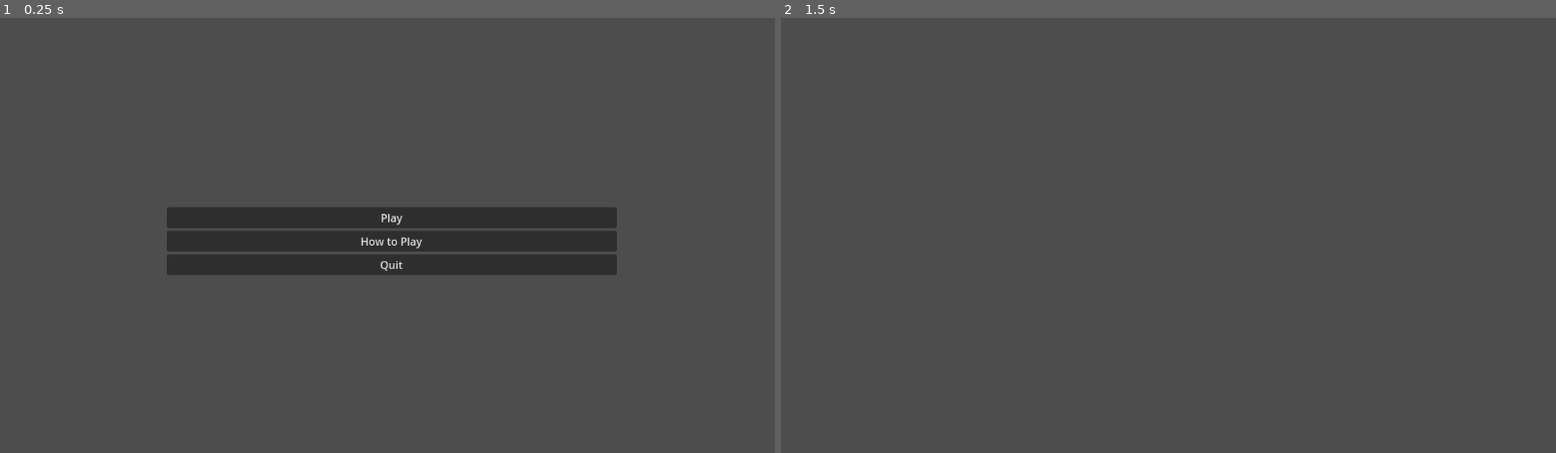
Above: before the commit, frames 1-2 (left to right).
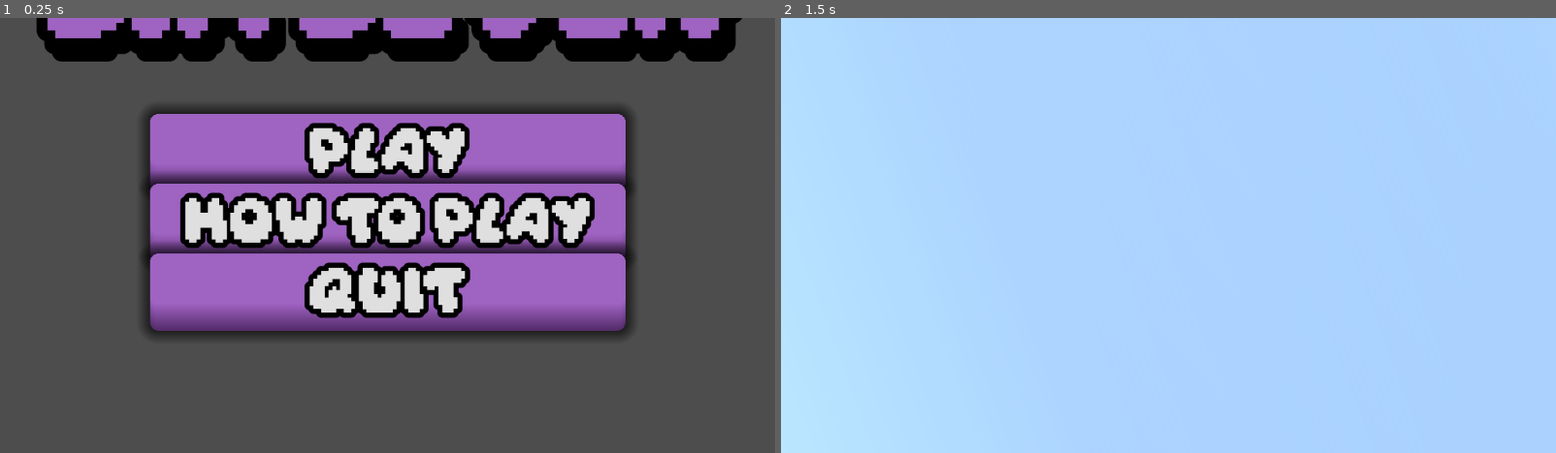
Above: after the commit, the same moments.

Repository: aidenhhh/Six-Seven
Game: Godot game, scene res://menu.tscn
The game is run twice, just before and just after one commit, with the same random seed, the same clock (stepped at 60 frames per second) and the same inputs.
Inputs (mouse positions are in pixels of both pictures, inside the frame that each line leads up to):
- Up to frame 1 (0.25 s): no input
- Up to frame 2 (1.5 s): click "How to Play" at 0.5 s; tap Enter at 1.25 s; move the mouse to (1339, 213) at 1.27 s

The runs differ from the first frame. In frame 1, 41% of the frame differs, in the area x 4-96%, y 0-74%; in frame 2, 100%, in the area x 0-100%, y 0-100%.

Commit message:
reworked menu

Diff:
--- /dev/null
+++ b/button.gd
@@ -0,0 +1 @@
+extends Button
--- /dev/null
+++ b/hoverbox2.tres
@@ -0,0 +1,16 @@
+[gd_resource type="StyleBoxFlat" format=3 uid="uid://mhgugw4tbco7"]
+
+[resource]
+content_margin_left = 50.0
+content_margin_top = 10.0
+content_margin_right = 50.0
+content_margin_bottom = 10.0
+bg_color = Color(0.381975, 0.202252, 0.481574, 1)
+border_width_bottom = 30
+border_color = Color(0.220767, 0.105665, 0.283267, 1)
+border_blend = true
+corner_radius_top_left = 12
+corner_radius_top_right = 12
+corner_radius_bottom_right = 12
+corner_radius_bottom_left = 12
+shadow_size = 20
--- /dev/null
+++ b/hoverbutton.tres
@@ -0,0 +1,16 @@
+[gd_resource type="StyleBoxFlat" format=3 uid="uid://cvdr8nkwt8ck0"]
+
+[resource]
+content_margin_left = 5.0
+content_margin_top = 5.0
+content_margin_right = 5.0
+content_margin_bottom = 5.0
+bg_color = Color(0.622969, 0.386847, 0.75897, 1)
+border_width_bottom = 6
+border_color = Color(0.328006, 0.16975, 0.414163, 1)
+border_blend = true
+corner_radius_top_left = 7
+corner_radius_top_right = 7
+corner_radius_bottom_right = 7
+corner_radius_bottom_left = 7
+shadow_size = 5
--- a/how_to_play_page.tscn
+++ b/how_to_play_page.tscn
@@ -1,4 +1,9 @@
-[gd_scene format=3 uid="uid://dh7jonanqoy4f"]
+[gd_scene load_steps=3 format=3 uid="uid://dh7jonanqoy4f"]
+
+[sub_resource type="Gradient" id="Gradient_4hy44"]
+
+[sub_resource type="GradientTexture2D" id="GradientTexture2D_gwffi"]
+gradient = SubResource("Gradient_4hy44")
 
 [node name="How to Play Page" type="Control"]
 layout_mode = 3
@@ -7,3 +12,34 @@
 anchor_bottom = 1.0
 grow_horizontal = 2
 grow_vertical = 2
+
+[node name="ColorRect" type="ColorRect" parent="."]
+layout_mode = 1
+anchors_preset = 8
+anchor_left = 0.5
+anchor_top = 0.5
+anchor_right = 0.5
+anchor_bottom = 0.5
+offset_left = -1783.5
+offset_top = -906.0
+offset_right = 1783.5
+offset_bottom = 906.0
+grow_horizontal = 2
+grow_vertical = 2
+color = Color(0.576471, 0.690196, 1, 1)
+
+[node name="PointLight2D" type="PointLight2D" parent="."]
+position = Vector2(1488.56, 58.3803)
+rotation = -0.380482
+scale = Vector2(37.5121, 44.4269)
+color = Color(0.337255, 0.396078, 1, 1)
+energy = 1.4
+texture = SubResource("GradientTexture2D_gwffi")
+
+[node name="PointLight2D2" type="PointLight2D" parent="."]
+position = Vector2(-195, 188)
+rotation = 2.79253
+scale = Vector2(40.4692, 44.4269)
+color = Color(0.337255, 0.396078, 1, 1)
+energy = 1.6
+texture = SubResource("GradientTexture2D_gwffi")
--- /dev/null
+++ b/margin_container.gd
@@ -0,0 +1 @@
+extends MarginContainer
--- a/menu.gd
+++ b/menu.gd
@@ -1,12 +1,12 @@
 extends Control
 
-
-func _on_play_button_pressed() -> void:
+func _on_play_pressed() -> void:
 	get_tree().change_scene_to_file("res://Scenes/level1.tscn")
 
 
-func _on_rules_button_pressed() -> void:
+func _on_rules_pressed() -> void:
 	get_tree().change_scene_to_file("res://how_to_play_page.tscn")
 
-func _on_quit_button_pressed() -> void:
+
+func _on_quit_pressed() -> void:
 	get_tree().quit()
--- a/menu.tscn
+++ b/menu.tscn
@@ -1,38 +1,90 @@
-[gd_scene load_steps=2 format=3 uid="uid://ckvijxk07v1li"]
+[gd_scene load_steps=6 format=3 uid="uid://ckvijxk07v1li"]
 
-[ext_resource type="Script" path="res://menu.gd" id="1_lti8b"]
+[ext_resource type="Script" uid="uid://bn7wk61h6gq66" path="res://menu.gd" id="1_lti8b"]
+[ext_resource type="StyleBox" uid="uid://mhgugw4tbco7" path="res://hoverbox2.tres" id="1_mae5d"]
+[ext_resource type="StyleBox" uid="uid://dm7055brktrip" path="res://new_style_box_flat.tres" id="2_ouk20"]
+[ext_resource type="FontFile" uid="uid://b4f0njbu205k4" path="res://Scenes/Daydream.ttf" id="4_4hy44"]
+
+[sub_resource type="Theme" id="Theme_ouk20"]
+Button/font_sizes/font_size = 60
+Button/styles/focus = ExtResource("1_mae5d")
+Button/styles/hover = ExtResource("1_mae5d")
+Button/styles/normal = ExtResource("2_ouk20")
 
 [node name="Menu" type="Control"]
 layout_mode = 3
-anchors_preset = 15
-anchor_right = 1.0
-anchor_bottom = 1.0
+anchors_preset = 8
+anchor_left = 0.5
+anchor_top = 0.5
+anchor_right = 0.5
+anchor_bottom = 0.5
 grow_horizontal = 2
 grow_vertical = 2
+theme = SubResource("Theme_ouk20")
 script = ExtResource("1_lti8b")
 
-[node name="MarginContainer" type="MarginContainer" parent="."]
-layout_mode = 0
-offset_left = 248.0
-offset_top = 282.0
-offset_right = 917.0
-offset_bottom = 383.0
+[node name="VBoxContainer" type="VBoxContainer" parent="."]
+layout_mode = 1
+anchors_preset = 8
+anchor_left = 0.5
+anchor_top = 0.5
+anchor_right = 0.5
+anchor_bottom = 0.5
+offset_left = -204.0
+offset_top = -176.5
+offset_right = 204.0
+offset_bottom = 176.5
+grow_horizontal = 2
+grow_vertical = 2
+pivot_offset = Vector2(2.885, 0)
 
-[node name="VBoxContainer" type="VBoxContainer" parent="MarginContainer"]
+[node name="Play" type="Button" parent="VBoxContainer"]
 layout_mode = 2
-
-[node name="Play Button" type="Button" parent="MarginContainer/VBoxContainer"]
-layout_mode = 2
+theme_override_colors/font_outline_color = Color(0, 0, 0, 1)
+theme_override_constants/outline_size = 30
+theme_override_fonts/font = ExtResource("4_4hy44")
 text = "Play"
 
-[node name="Rules Button" type="Button" parent="MarginContainer/VBoxContainer"]
+[node name="Rules" type="Button" parent="VBoxContainer"]
 layout_mode = 2
+theme_override_colors/font_outline_color = Color(0, 0, 0, 1)
+theme_override_constants/outline_size = 30
+theme_override_fonts/font = ExtResource("4_4hy44")
 text = "How to Play"
 
-[node name="Quit Button" type="Button" parent="MarginContainer/VBoxContainer"]
+[node name="Quit" type="Button" parent="VBoxContainer"]
 layout_mode = 2
+theme_override_colors/font_outline_color = Color(0, 0, 0, 1)
+theme_override_constants/outline_size = 30
+theme_override_fonts/font = ExtResource("4_4hy44")
 text = "Quit"
 
-[connection signal="pressed" from="MarginContainer/VBoxContainer/Play Button" to="." method="_on_play_button_pressed"]
-[connection signal="pressed" from="MarginContainer/VBoxContainer/Rules Button" to="." method="_on_rules_button_pressed"]
-[connection signal="pressed" from="MarginContainer/VBoxContainer/Quit Button" to="." method="_on_quit_button_pressed"]
+[node name="Label" type="Label" parent="."]
+layout_mode = 1
+anchors_preset = 8
+anchor_left = 0.5
+anchor_top = 0.5
+anchor_right = 0.5
+anchor_bottom = 0.5
+offset_left = -348.0
+offset_top = -468.0
+offset_right = 348.0
+offset_bottom = -256.0
+grow_horizontal = 2
+grow_vertical = 2
+theme_override_colors/font_color = Color(0.623529, 0.388235, 0.756863, 1)
+theme_override_colors/font_shadow_color = Color(0, 0, 0, 1)
+theme_override_colors/font_outline_color = Color(0, 0, 0, 1)
+theme_override_constants/shadow_offset_x = 10
+theme_override_constants/shadow_offset_y = 20
+theme_override_constants/outline_size = 65
+theme_override_constants/shadow_outline_size = 60
+theme_override_fonts/font = ExtResource("4_4hy44")
+theme_override_font_sizes/font_size = 121
+text = "Six Seven"
+horizontal_alignment = 1
+vertical_alignment = 1
+
+[connection signal="pressed" from="VBoxContainer/Play" to="." method="_on_play_pressed"]
+[connection signal="pressed" from="VBoxContainer/Rules" to="." method="_on_rules_pressed"]
+[connection signal="pressed" from="VBoxContainer/Quit" to="." method="_on_quit_pressed"]
--- /dev/null
+++ b/new_style_box_flat.tres
@@ -0,0 +1,18 @@
+[gd_resource type="StyleBoxFlat" format=3 uid="uid://dm7055brktrip"]
+
+[resource]
+content_margin_left = 50.0
+content_margin_top = 10.0
+content_margin_right = 50.0
+content_margin_bottom = 10.0
+bg_color = Color(0.622969, 0.386847, 0.75897, 1)
+border_width_bottom = 40
+border_color = Color(0.328006, 0.16975, 0.414163, 1)
+border_blend = true
+corner_radius_top_left = 12
+corner_radius_top_right = 12
+corner_radius_bottom_right = 12
+corner_radius_bottom_left = 12
+expand_margin_top = 5.0
+expand_margin_bottom = 10.0
+shadow_size = 20
--- /dev/null
+++ b/point_light_2d.gd
@@ -0,0 +1,3 @@
+extends PointLight2D
+func _process(delta):
+	position += (get_global_mouse_position()*delta)-position
--- a/project.godot
+++ b/project.godot
@@ -12,5 +12,9 @@
 
 config/name="67"
 run/main_scene="res://menu.tscn"
-config/features=PackedStringArray("4.2", "Forward Plus")
+config/features=PackedStringArray("4.4", "Forward Plus")
 config/icon="res://icon.svg"
+
+[gui]
+
+theme/custom_font="uid://drfqcikvpjeam"
Binary file added: 1000_F_485046369_2kMcS1GGuH0Xn2a154bDocVShecafh7P.jpg
Not shown, added: 1000_F_485046369_2kMcS1GGuH0Xn2a154bDocVShecafh7P.jpg.import
Binary file added: Minecraftia-Regular.ttf
Not shown, added: Minecraftia-Regular.ttf.import
Binary file added: Scenes/Daydream.ttf
Not shown, added: Scenes/Daydream.ttf.import
Binary file added: Scenes/a-refreshing-and-calming-plain-green-background-gfpvfox7jmtgvh68.jpg
Not shown, added: Scenes/a-refreshing-and-calming-plain-green-background-gfpvfox7jmtgvh68.jpg.import
Binary file added: Scenes/howtoplay.png
Not shown, added: Scenes/howtoplay.png.import
Not shown: 1 places in Scenes/level1.tscn that only renumber resources
Not shown: 1 places in Scenes/level2.tscn that only renumber resources
(and 15 more such lines)
